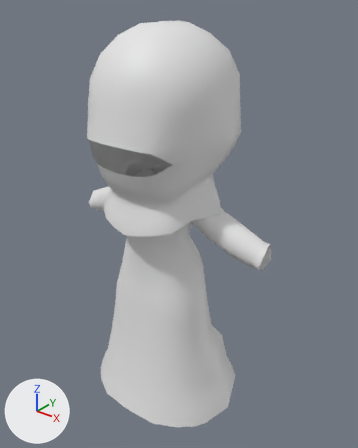
An edit to the glTF model Models/garments/Burka.glb, drawn before and after from the same camera.
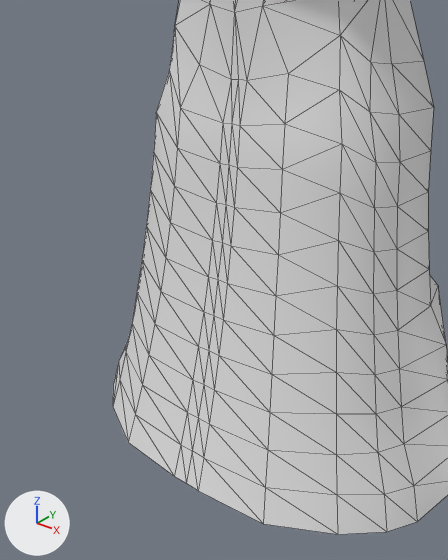
Each version appears first whole from a 50 mm lens placed at (21.5, -25.2, 32.1), pointed at (0.7, 0.8, 16.0), and next in a close-up from a 50 mm lens placed at (9.2, -14.7, 14.4), pointed at (0.8, -4.2, 7.8). Arrows for +X, +Y and +Z are at lower left; the lights stay in place. The last two pictures show the newer version. The close-ups show mesh edges as thin lines. Vertices at exactly the same position are counted once.

In view in the first close-up: 'Burka'.
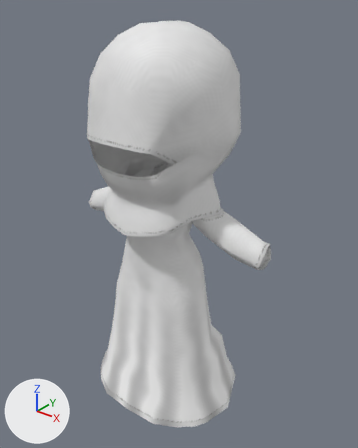
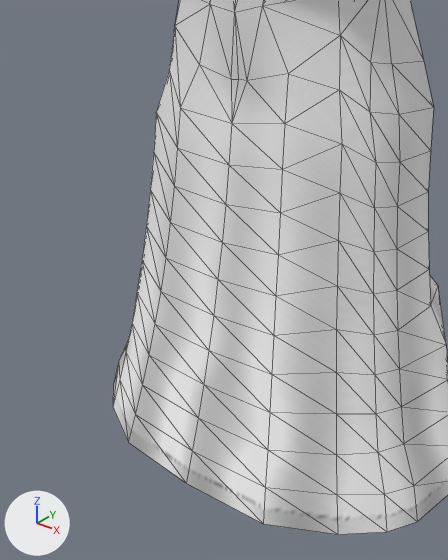
What differs and where, as boxes [x1, y1, x2, y2] in the close-ups (448 x 560 px):
part 1 of me_burka, cut back: [128, 65, 285, 524] in both
part 2 of me_burka, edited (looks the same): [113, 0, 448, 534] in both

The change, as a diff of the scene's bpy script:
```diff
--- a/Models/garments/Burka.glb.py
+++ b/Models/garments/Burka.glb.py
@@ img_burka @@
+img_burka = load_image('Burka', '_unpacked/Burka', 512, 512, 'sRGB')
@@ mat_burka_cloth @@
+mat_burka_cloth = principled_material('Burka_cloth')
+mat_burka_cloth.texture = img_burka
@@ me_burka @@
 # used by ob_burka; location = (0.0, 0.0, 0.0)
-me_burka.from_pydata(...)  # 671 vertices, 1250 faces; spans x -8.3..8.3, y -5.3..5.4, z 1.4..30.0
+me_burka.from_pydata(...)  # 644 vertices, 1208 faces; spans x -8.3..8.3, y -5.3..5.4, z 1.4..30.0
+# me_burka part 1
+# 24 vertices are removed from x -0.5..0.5, y -4.9..-2.9, z 1.4..11.2
+# 86 faces are deleted
+# 44 new faces join them
+# me_burka part 2: 1159 faces spanning x -8.3..8.3, y -5.3..5.4, z 1.4..30.0 switch from no material to mat_burka_cloth (picture img_burka)
+# other edits to the shape of me_burka do not show in these pictures
```
